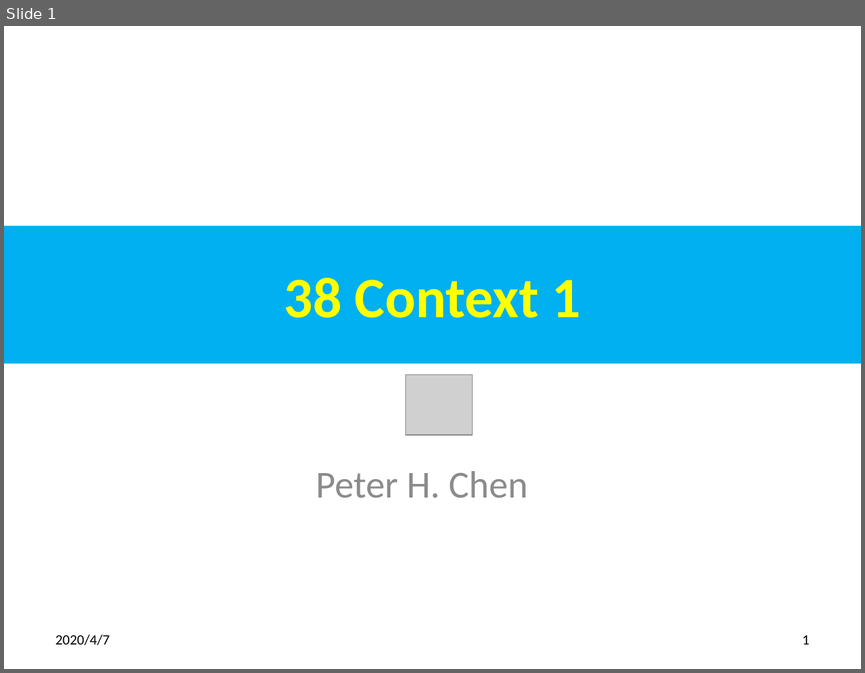
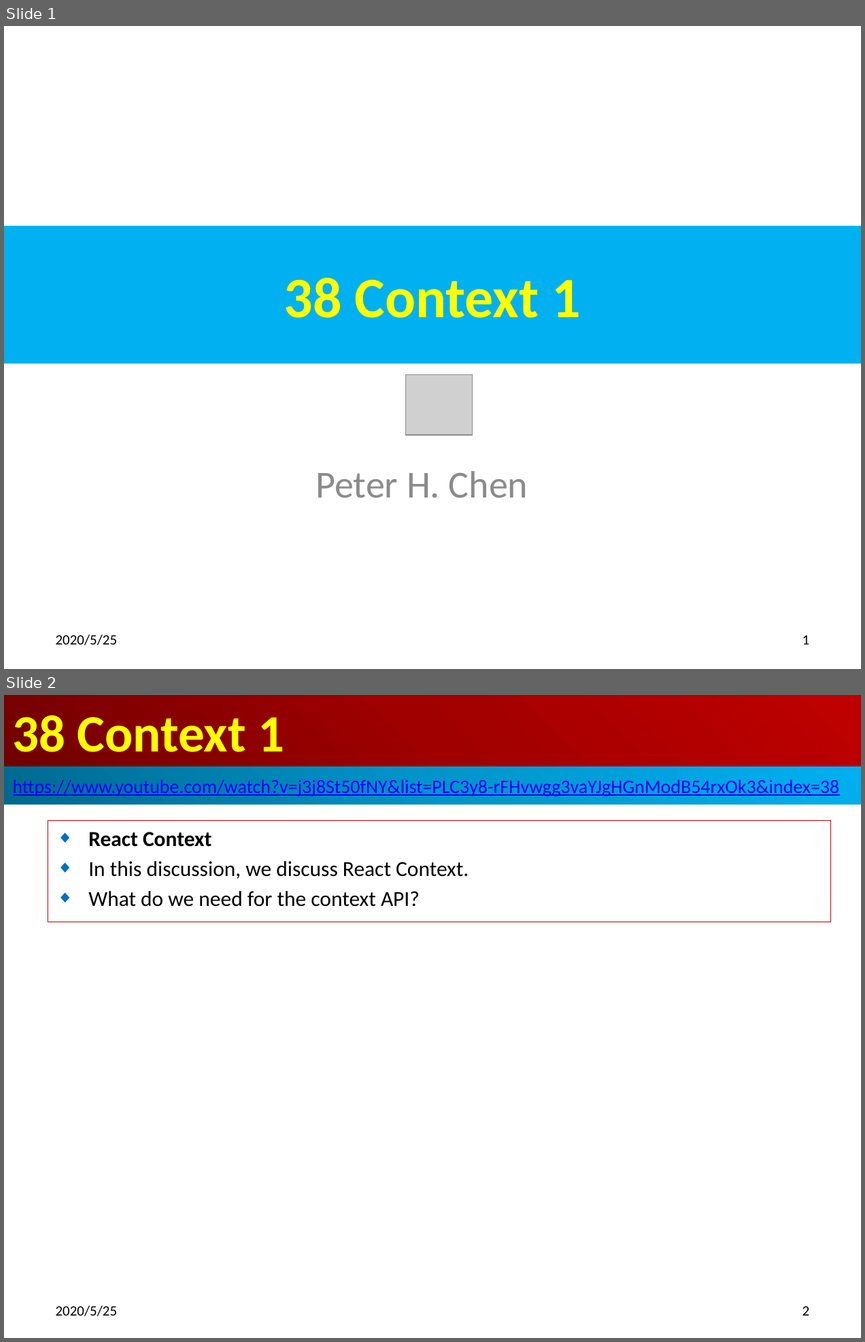
Before and after one commit to peterhchen/800-React-Hook, a slide deck: 38_Context1.pptx. Shown one above the other, each under a label of ours: slide 1 before the commit, slides 1 and 2 after it. The pictures are 865x673 and 865x1342 pixels, drawn with LibreOffice and Linux fonts; fonts in the diff are those of the drawing; grey boxes stand for pictures. Boxes give left, top, right and bottom in pixels: in the first picture for what was removed or moved away, otherwise in the second. Text is boxed around its words. In the diff, an @@ line names an element or a change of style, - is before the commit and + after.

Commit message:
WHy we need the context?

```diff
--- a/38_Context1.pptx
+++ b/38_Context1.pptx
@@ slide 2 added at (4, 695, 861, 1338), background #FFFFFF @@
@@ title added at (4, 695, 861, 767), fill gradient #720000 to #A20000 to #C00000, 44 pt, text #FFFF00, bold @@
+38 Context 1
@@ rectangle added at (4, 767, 861, 804), fill gradient #00688E to #0094CA to #00B0F0, 16 pt, text #0000FF, underline @@
+https://www.youtube.com/watch?v=j3j8St50fNY&list=PLC3y8-rFHvwgg3vaYJgHGnModB54rxOk3&index=38
@@ subtitle added at (48, 821, 830, 922), outline #C00000 0.75 pt, 18 pt, text #000000 @@
+◆ React Context
+◆ In this discussion, we discuss React Context.
+◆ What do we need for the context API?
@@ text added at (56, 1305, 118, 1316), 12 pt, text #000000 @@
+2020/5/25
@@ page number added at (802, 1306, 810, 1315), 12 pt, text #000000 @@
+2
@@ slide 1 changed as well @@
@@ text at (56, 634, 118, 645): text changed @@
-2020/4/7
+2020/5/25
```
Also in this commit, not shown: 7 other slides changed, 2 other slides added.
